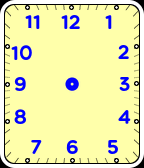
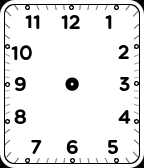
Comparing the layer stacks of the two 144×168 images. Changes:
painted on "d_face_labels.png" over <box>11,15,131,154</box>
hid "Layer" over <box>5,5,139,163</box>
added layer "Layer #3" over <box>5,5,139,163</box>
